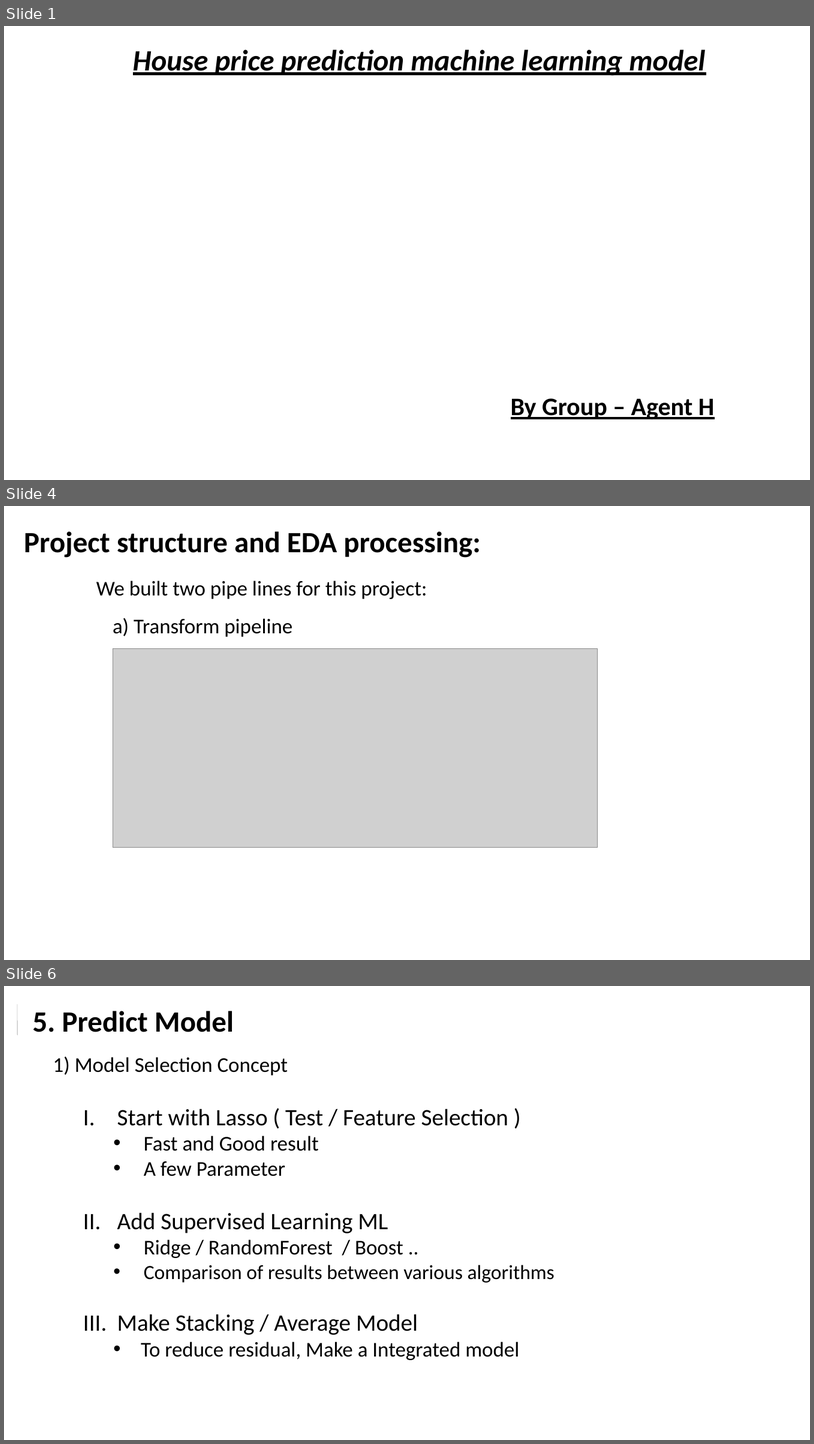
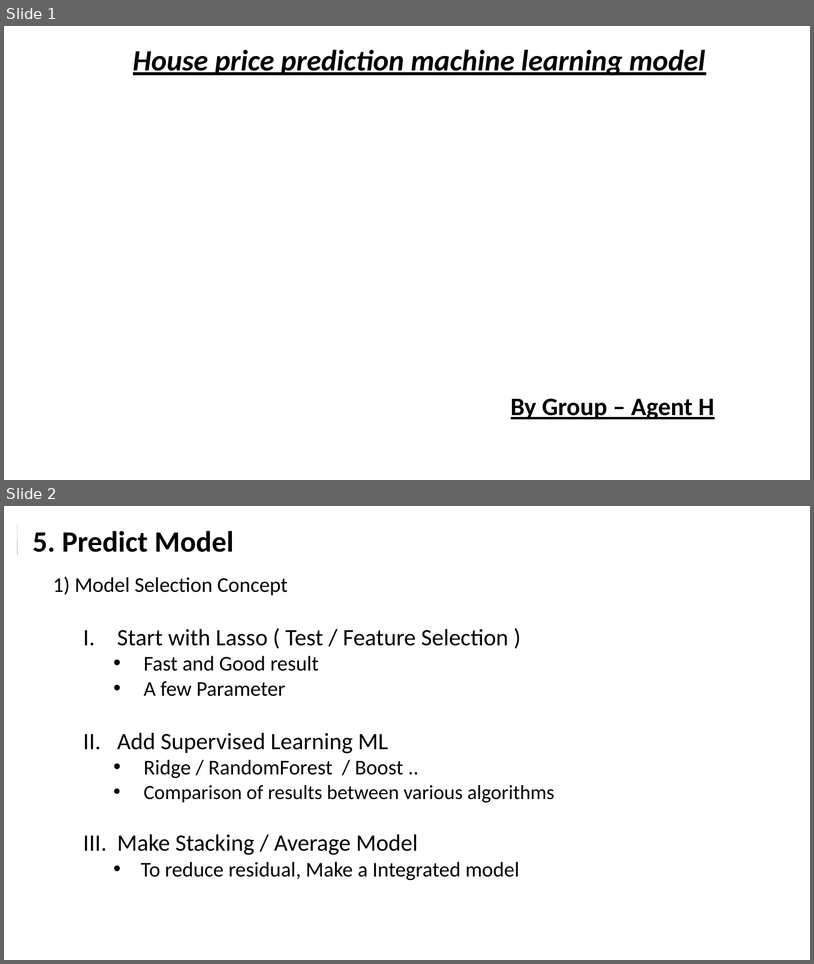
Before and after one commit to chazzy1/nycdsaML, a slide deck: documents/House_prediction_choi.pptx. Shown one above the other, each under a label of ours: slides 1, 4 and 6 before the commit, slides 1 and 2 after it; the slides between them are not shown. The pictures are 814x1444 and 814x964 pixels, drawn with LibreOffice and Linux fonts; fonts in the diff are those of the drawing; grey boxes stand for pictures; background and template pictures are left out. Boxes give left, top, right and bottom in pixels: in the first picture for what was removed or moved away, otherwise in the second. Text is boxed around its words. In the diff, an @@ line names an element or a change of style, - is before the commit and + after.

```diff
--- a/documents/House_prediction_choi.pptx
+++ b/documents/House_prediction_choi.pptx
@@ slide 4 removed at box(4, 506, 810, 960), background #FFFFFF @@
@@ text removed at box(24, 531, 481, 558) @@
-Project structure and EDA processing:
@@ text removed at box(96, 580, 427, 599) @@
-We built two pipe lines for this project:
@@ text removed at box(113, 618, 293, 637) @@
-a) Transform pipeline
@@ picture removed at box(113, 649, 597, 847) @@
@@ what was slide 6 is now slide 2 @@
```
Also in this commit, not shown: 3 slides changed, 4 slides added, 6 other slides removed, 13 other files.
